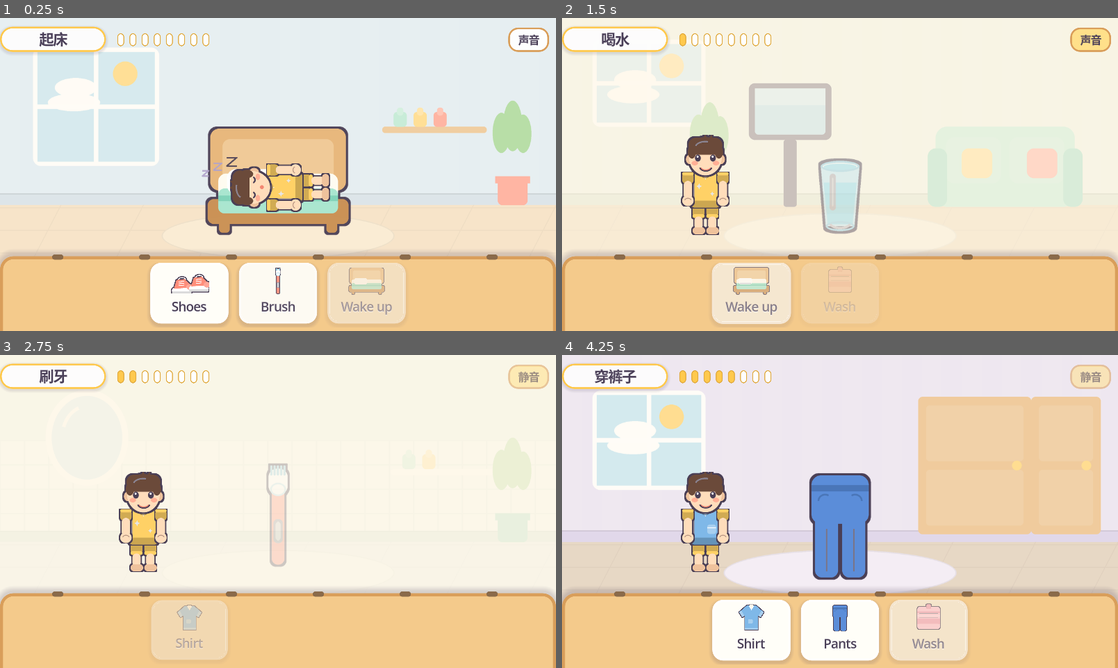
Above: before the commit, frames 1-4 (two rows, left to right).
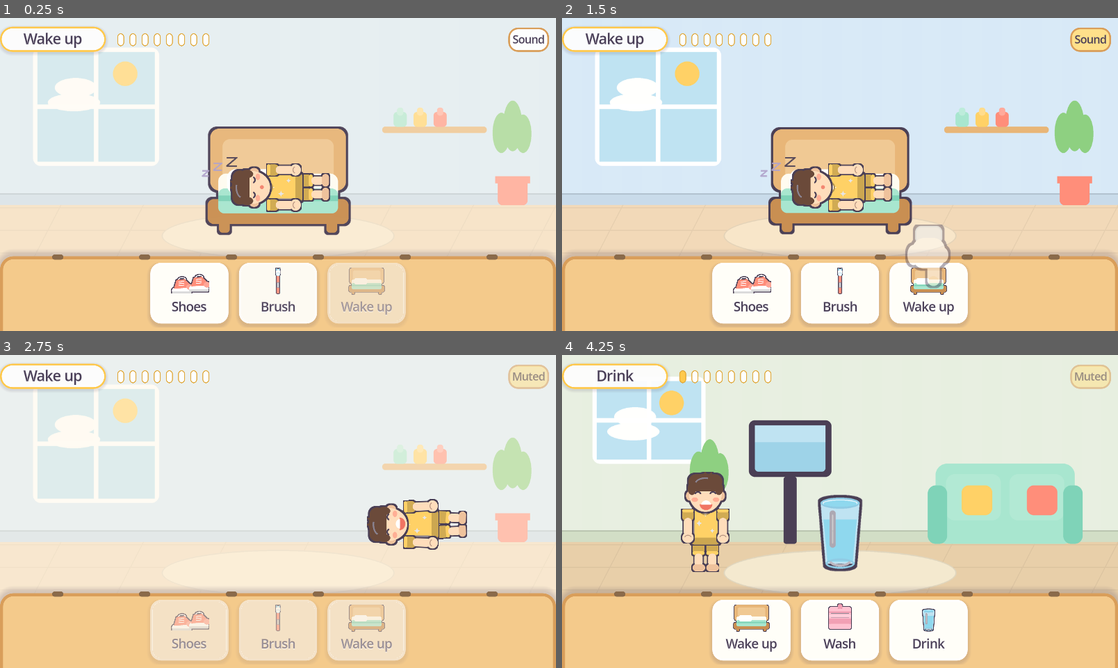
Above: after the commit, the same moments.

Repository: JacksonL1/wbYouHaveMyWord
Game: Godot game, scene res://tools/ScreenshotTool.tscn
The game is run twice, just before and just after one commit, with the same random seed, the same clock (stepped at 60 frames per second) and the same inputs. This scene is started directly instead of the project's main scene.
Inputs:
- Up to frame 1 (0.25 s): no input
- Up to frame 2 (1.5 s): click "声音" (after the commit: "Sound") at 0.5 s; click "静音" (after the commit: "Muted") at 1.25 s
- Up to frame 3 (2.75 s): click "声音" (after the commit: "Sound") at 2 s
- Up to frame 4 (4.25 s): click "静音" (after the commit: "Muted") at 2.75 s; click "声音" (after the commit: "Sound") at 3.5 s

The runs differ from the first frame. In frame 1, 0.4% of the frame differs, in the area x 4-98%, y 4-10%; in frame 2, 72%, in the area x 0-100%, y 0-99%; in frame 3, 18%; in frame 4, 45%.

Commit message:
English-only UI, checklist 3x2 grid, walk transition between rooms
- Replace all player-visible Chinese text with English: level title chips,
  Sound/Muted button, checklist title/hints/badges, end screen, skip hint,
  story.json titles (title_en dropped)
- Checklist badges now laid out in a 3x2 grid (no more squeezing 6 in one row);
  kid moved to bottom-right corner in full outfit
- New walk system in Character (walk_to + walk_finished): leg/arm swing, body
  bob, direction mirroring; Main plays a transition between levels - kid walks
  off right while old bg fades out, then walks in from the left of the new room
- Smoke test updated for transition timing: 36/36 PASS; screenshots verified

Diff:
--- a/core/BinderUI.gd
+++ b/core/BinderUI.gd
@@ -211,5 +211,5 @@
 
 func _on_mute_pressed() -> void:
 	var muted := AudioManager.toggle_mute()
-	_mute_btn.text = "静音" if muted else "声音"
+	_mute_btn.text = "Muted" if muted else "Sound"
 	_mute_btn.modulate = Color(1, 1, 1, 0.55) if muted else Color(1, 1, 1, 1)
--- a/core/Character.gd
+++ b/core/Character.gd
@@ -11,18 +11,24 @@
 ##   play_success(level_id)      选对后播放本关动作动画（刷牙/喝水/穿衣…）
 ##   play_wrong()                拖错时的轻微摇头
 ##   stop_action()               停止循环表现（Zzz / 泡泡）
+##   walk_to(target)             走路到目标点（场景切换过场），完成后 emit walk_finished
 ##
 ## 姿态约定：
 ##   躺下 = rotation -90° + BED_POS（头朝左，正好落在枕头位置）
 ##   站立 = rotation   0° + STAND_POS（床左侧，不遮挡中央道具拖拽热区）
 ##
 
+signal walk_finished
+
 const CHAR_DIR := "res://assets/character/"
 const STAND_POS := Vector2(330.0, 500.0)
 const BED_POS := Vector2(760.0, 390.0)
 const BASE_SCALE := 0.72
 const HEAD_Y := -250.0
+const BODY_POS := Vector2(0.0, -150.0)
 const LYING_ROT := -PI * 0.5
+## 走路速度（px/s），过场里小人换房间时用
+const WALK_SPEED := 860.0
 
 ## 通关后需要的停留时长（起床动画最长）
 const SUCCESS_HOLD := {
@@ -54,6 +60,10 @@
 var _breathe_tween: Tween
 var _fx_tween: Tween
 var _arm_tween: Tween
+var _walk_tween: Tween
+var _walk_legs_tween: Tween
+var _walk_arms_tween: Tween
+var _walk_bob_tween: Tween
 var _bubble_time := 0.0
 var _level_id := ""
 var _dressed := false
@@ -100,7 +110,7 @@
 	add_child(_shoe_r)
 
 	# 躯干
-	_body = _sprite("body_pajama.png", Vector2(0, -150))
+	_body = _sprite("body_pajama.png", BODY_POS)
 	add_child(_body)
 
 	# 手臂：Node2D 当肩关节（旋转轴），Sprite 挂在下方
@@ -178,6 +188,7 @@
 	_leg_l.rotation = 0.0
 	_leg_r.rotation = 0.0
 	_head.position = Vector2(0, HEAD_Y)
+	_body.position = BODY_POS
 
 
 func reset_to_stand() -> void:
@@ -223,9 +234,9 @@
 		_zzz.rotation = -LYING_ROT
 		_zzz_float()
 	elif level_id == "checklist":
-		# 清单关：小人缩小站到画面下方中央，避开六个徽章
+		# 清单关：小人缩小站到画面右下角，避开居中的徽章区
 		rotation = 0.0
-		position = Vector2(640.0, 686.0)
+		position = Vector2(1105.0, 620.0)
 		scale = Vector2.ONE * 0.62
 		_set_face("happy")
 		_zzz.visible = false
@@ -483,13 +494,80 @@
 	t.tween_property(_head, "rotation", 0.0, 0.12)
 
 
+# --------------------------------------------------------------------------
+# 走路（场景切换过场）
+# 腿臂交替摆动 + 身体颠步，沿直线走向目标；走完 emit walk_finished。
+# 被打断（如进新关卡 setup_for_level）时不会 emit，调用方需自行兜底。
+# --------------------------------------------------------------------------
+func walk_to(target: Vector2) -> void:
+	stop_action()
+	if _breathe_tween and _breathe_tween.is_valid():
+		_breathe_tween.kill()
+	if _main_tween and _main_tween.is_valid():
+		_main_tween.kill()
+	_leg_l.rotation = 0.0
+	_leg_r.rotation = 0.0
+	_arm_l.rotation = 0.0
+	_arm_r.rotation = 0.0
+	_body.position = BODY_POS
+	_zzz.visible = false
+	_set_face("happy")
+	# 贴纸风正面小人：按行走方向做水平镜像
+	var dir := signf(target.x - position.x)
+	if dir != 0.0:
+		scale.x = absf(scale.x) * dir
+
+	_walk_legs_tween = create_tween().set_loops()
+	_walk_legs_tween.tween_property(_leg_l, "rotation", 0.42, 0.15)
+	_walk_legs_tween.parallel().tween_property(_leg_r, "rotation", -0.42, 0.15)
+	_walk_legs_tween.tween_property(_leg_l, "rotation", -0.42, 0.15)
+	_walk_legs_tween.parallel().tween_property(_leg_r, "rotation", 0.42, 0.15)
+
+	_walk_arms_tween = create_tween().set_loops()
+	_walk_arms_tween.tween_property(_arm_l, "rotation", -0.3, 0.15)
+	_walk_arms_tween.parallel().tween_property(_arm_r, "rotation", 0.3, 0.15)
+	_walk_arms_tween.tween_property(_arm_l, "rotation", 0.3, 0.15)
+	_walk_arms_tween.parallel().tween_property(_arm_r, "rotation", -0.3, 0.15)
+
+	_walk_bob_tween = create_tween().set_loops()
+	_walk_bob_tween.tween_property(_body, "position:y", BODY_POS.y - 7.0, 0.15)
+	_walk_bob_tween.tween_property(_body, "position:y", BODY_POS.y, 0.15)
+
+	var dist := absf(target.x - position.x)
+	var dur := clampf(dist / WALK_SPEED, 0.35, 2.4)
+	_walk_tween = create_tween()
+	_walk_tween.tween_property(self, "position", target, dur)
+	_walk_tween.tween_callback(_stop_walking)
+
+
+func _stop_walking() -> void:
+	for tw in [_walk_tween, _walk_legs_tween, _walk_arms_tween, _walk_bob_tween]:
+		if tw and tw.is_valid():
+			tw.kill()
+	_walk_tween = null
+	_walk_legs_tween = null
+	_walk_arms_tween = null
+	_walk_bob_tween = null
+	_leg_l.rotation = 0.0
+	_leg_r.rotation = 0.0
+	_arm_l.rotation = 0.0
+	_arm_r.rotation = 0.0
+	_body.position = BODY_POS
+	scale.x = absf(scale.x)
+	_start_breathe()
+	walk_finished.emit()
+
+
 func _kill_all() -> void:
-	for tw in [_main_tween, _action_tween, _breathe_tween, _fx_tween, _arm_tween]:
+	for tw in [_main_tween, _action_tween, _breathe_tween, _fx_tween, _arm_tween,
+			_walk_tween, _walk_legs_tween, _walk_arms_tween, _walk_bob_tween]:
 		if tw and tw.is_valid():
 			tw.kill()
 	_zzz.visible = false
 	_bubbles.visible = false
 	for b in _bubble_sprites:
 		(b as Sprite2D).modulate.a = 0.0
+	_body.position = BODY_POS
 	_body.rotation = 0.0
 	_head.rotation = 0.0
+	scale.x = absf(scale.x)  # 走路镜像复位
--- a/core/ChecklistUI.gd
+++ b/core/ChecklistUI.gd
@@ -2,7 +2,8 @@
 ##
 ## Act 6 · 门前自检清单
 ## =====================
-## 五个徽章按顺序点亮（当前该点的会发光脉冲），点错不惩罚、不推进。
+## 六个徽章排成 3x2 两行网格（放得下就放，放不下自动两行，不硬挤一行），
+## 按顺序点亮（当前该点的会发光脉冲），点错不惩罚、不推进。
 ## 每点亮一个由 Main 播放对应的 vo_act6_badge_N，全部点亮后 emit finished。
 ##
 ## 外部接口：
@@ -15,15 +16,15 @@
 signal finished
 
 const BADGES := [
-	{"en": "Water", "cn": "喝水", "img": "res://assets/props/prop_cup.png"},
-	{"en": "Teeth", "cn": "刷牙", "img": "res://assets/props/prop_toothbrush.png"},
-	{"en": "Face", "cn": "洗脸", "img": "res://assets/props/prop_towel.png"},
-	{"en": "Shirt", "cn": "穿衣", "img": "res://assets/props/prop_shirt.png"},
-	{"en": "Pants", "cn": "穿裤", "img": "res://assets/props/prop_pants.png"},
-	{"en": "Shoes", "cn": "穿鞋", "img": "res://assets/props/prop_shoes.png"},
+	{"en": "Water", "img": "res://assets/props/prop_cup.png"},
+	{"en": "Teeth", "img": "res://assets/props/prop_toothbrush.png"},
+	{"en": "Face", "img": "res://assets/props/prop_towel.png"},
+	{"en": "Shirt", "img": "res://assets/props/prop_shirt.png"},
+	{"en": "Pants", "img": "res://assets/props/prop_pants.png"},
+	{"en": "Shoes", "img": "res://assets/props/prop_shoes.png"},
 ]
 
-const CARD_SIZE := Vector2(176, 196)
+const CARD_SIZE := Vector2(190, 214)
 const COLOR_OFF := Color(0.96, 0.94, 0.90, 1.0)
 const COLOR_ON := Color(1.0, 0.86, 0.42, 1.0)
 const BORDER_OFF := Color(0.80, 0.72, 0.62, 1.0)
@@ -31,7 +32,7 @@
 const INK := Color(0.29, 0.24, 0.34, 1.0)
 
 @onready var _root: Control = $Root
-@onready var _row: HBoxContainer = $Root/Row
+@onready var _row: GridContainer = $Root/Row
 @onready var _hint: Label = $Root/Hint
 
 var _buttons: Array[Button] = []
@@ -57,7 +58,7 @@
 		_apply_style(btn, false)
 
 		var icon := TextureRect.new()
-		icon.position = Vector2(38, 22)
+		icon.position = Vector2(45, 22)
 		icon.size = Vector2(100, 100)
 		icon.expand_mode = TextureRect.EXPAND_IGNORE_SIZE
 		icon.stretch_mode = TextureRect.STRETCH_KEEP_ASPECT_CENTERED
@@ -68,27 +69,17 @@
 
 		var en := Label.new()
 		en.text = str(data["en"])
-		en.position = Vector2(0, 124)
-		en.size = Vector2(CARD_SIZE.x, 34)
+		en.position = Vector2(0, 132)
+		en.size = Vector2(CARD_SIZE.x, 36)
 		en.horizontal_alignment = HORIZONTAL_ALIGNMENT_CENTER
-		en.add_theme_font_size_override("font_size", 27)
+		en.add_theme_font_size_override("font_size", 28)
 		en.add_theme_color_override("font_color", INK)
 		en.mouse_filter = Control.MOUSE_FILTER_IGNORE
 		btn.add_child(en)
 
-		var cn := Label.new()
-		cn.text = str(data["cn"])
-		cn.position = Vector2(0, 156)
-		cn.size = Vector2(CARD_SIZE.x, 26)
-		cn.horizontal_alignment = HORIZONTAL_ALIGNMENT_CENTER
-		cn.add_theme_font_size_override("font_size", 19)
-		cn.add_theme_color_override("font_color", Color(0.45, 0.40, 0.48, 1.0))
-		cn.mouse_filter = Control.MOUSE_FILTER_IGNORE
-		btn.add_child(cn)
-
 		var check := Label.new()
 		check.text = "✓"
-		check.position = Vector2(126, 2)
+		check.position = Vector2(138, 4)
 		check.size = Vector2(44, 44)
 		check.horizontal_alignment = HORIZONTAL_ALIGNMENT_CENTER
 		check.add_theme_font_size_override("font_size", 34)
@@ -126,7 +117,7 @@
 	_kill_tweens()
 	_current = 0
 	_root.visible = true
-	_hint.text = "按顺序点亮小徽章，就可以出门啦！"
+	_hint.text = "Tap the badges in order, then we can go out!"
 	for i in _buttons.size():
 		_apply_style(_buttons[i], false)
 		_checks[i].visible = false
@@ -161,7 +152,7 @@
 		.set_trans(Tween.TRANS_BACK)
 	_punch_tween.tween_property(b, "scale", Vector2.ONE, 0.26) \
 		.set_trans(Tween.TRANS_BACK)
-	_hint.text = "点这个发光的徽章！"
+	_hint.text = "Tap the glowing badge!"
 
 
 func _on_badge_pressed(index: int) -> void:
@@ -174,7 +165,7 @@
 	badge_tapped.emit(index)
 	if _current >= _buttons.size():
 		_kill_tweens()
-		_hint.text = "全部完成！High-five! ✋"
+		_hint.text = "All done! High-five! ✋"
 		finished.emit()
 	else:
 		_start_pulse()
--- a/core/EndScreen.gd
+++ b/core/EndScreen.gd
@@ -18,7 +18,7 @@
 func show_result(total: int) -> void:
 	visible = true
 	_title.text = "Great job!"
-	_sub.text = "早上好！%d / %d 全部完成" % [total, total]
+	_sub.text = "Good morning! %d / %d all done!" % [total, total]
 
 	_dim.modulate.a = 0.0
 	_panel.modulate.a = 0.0
--- a/core/Main.gd
+++ b/core/Main.gd
@@ -42,6 +42,7 @@
 var _prop: Node2D = null
 var _drop_zone: BaseProp = null
 var _cutscene_next := ""   # "level_in" 过场后进关 / "level_out" 过场后切下一关
+var _first_entry := true   # 第一关直接摆放，之后每关之间播放走路过场
 
 
 func _ready() -> void:
@@ -114,8 +115,54 @@
 		_finish()
 		return
 
+	_state = State.LOCKED
+	_idle_timer.stop()
+	_binder.set_interactive(false)
+	_binder.hide_ghost()
 	_clear_stage()
 	AudioManager.stop_loop_sfx()
+
+	# ── 场景切换过场（第一关除外）：小人向右走出画面，旧背景淡出 ──
+	if not _first_entry:
+		_character.walk_to(Vector2(1420.0, _character.position.y))
+		var out_tween := create_tween()
+		out_tween.tween_property(_bg, "modulate:a", 0.0, 0.75)
+		await _character.walk_finished
+		if not is_inside_tree():
+			return
+	_first_entry = false
+
+	# ── 摆放新关卡：换背景（自动淡入）、姿态服装、道具、卡片 ──
+	_apply_level(level)
+
+	# ── 小人从画面左侧走进新场景（起床关躺在床上的除外）──
+	if str(level.get("id", "")) != "wake":
+		var target := _character.position
+		_character.position = Vector2(-150.0, target.y)
+		_character.walk_to(target)
+		await _character.walk_finished
+		if not is_inside_tree():
+			return
+
+	# ── 正式开始本关 ──
+	_state = State.PLAYING
+	_restart_idle_timer()
+	_binder.hide_ghost()
+
+	# 关卡间可插入过场视频（story.json 的 video_before / video_after 字段）
+	var video_before := str(level.get("video_before", ""))
+	if not video_before.is_empty() and ResourceLoader.exists(video_before):
+		_state = State.CUTSCENE
+		_binder.set_interactive(false)
+		_cutscene_next = "level_in"
+		_cutscene.play_video(video_before)
+		return
+
+	_play_vo_delayed(_vo(level, "intro"), 0.55)
+
+
+## 摆放一关的全部静态内容（背景 / 小人 / 道具 / 卡片），不含流程启动
+func _apply_level(level: Dictionary) -> void:
 	_apply_background(str(level.get("bg_img", "")))
 	_character.setup_for_level(str(level.get("id", "")))
 
@@ -134,21 +181,6 @@
 		if not loop_sfx.is_empty():
 			AudioManager.start_loop_sfx(loop_sfx)
 
-	_state = State.PLAYING
-	_restart_idle_timer()
-	_binder.hide_ghost()
-
-	# 关卡间可插入过场视频（story.json 的 video_before / video_after 字段）
-	var video_before := str(level.get("video_before", ""))
-	if not video_before.is_empty() and ResourceLoader.exists(video_before):
-		_state = State.CUTSCENE
-		_binder.set_interactive(false)
-		_cutscene_next = "level_in"
-		_cutscene.play_video(video_before)
-		return
-
-	_play_vo_delayed(_vo(level, "intro"), 0.55)
-
 
 func _clear_stage() -> void:
 	if _prop and is_instance_valid(_prop):
--- a/data/story.json
+++ b/data/story.json
@@ -1,8 +1,7 @@
 [
   {
     "id": "wake",
-    "title": "起床",
-    "title_en": "Wake up",
+    "title": "Wake up",
     "req_card": "card_wake",
     "bg_img": "res://assets/bgs/bg_bedroom.png",
     "prop_img": "res://assets/props/prop_bed.png",
@@ -16,15 +15,29 @@
     "video_before": "",
     "video_after": "",
     "cards": [
-      { "id": "card_wake", "text": "Wake up", "img": "res://assets/props/prop_bed.png", "vo": "wake_up" },
-      { "id": "card_brush", "text": "Brush", "img": "res://assets/props/prop_toothbrush.png", "vo": "brush" },
-      { "id": "card_shoes", "text": "Shoes", "img": "res://assets/props/prop_shoes.png", "vo": "shoes" }
+      {
+        "id": "card_wake",
+        "text": "Wake up",
+        "img": "res://assets/props/prop_bed.png",
+        "vo": "wake_up"
+      },
+      {
+        "id": "card_brush",
+        "text": "Brush",
+        "img": "res://assets/props/prop_toothbrush.png",
+        "vo": "brush"
+      },
+      {
+        "id": "card_shoes",
+        "text": "Shoes",
+        "img": "res://assets/props/prop_shoes.png",
+        "vo": "shoes"
+      }
     ]
   },
   {
     "id": "drink",
-    "title": "喝水",
-    "title_en": "Drink",
+    "title": "Drink",
     "req_card": "card_drink",
     "bg_img": "res://assets/bgs/bg_living.png",
     "prop_img": "res://assets/props/prop_cup.png",
@@ -38,15 +51,29 @@
     "video_before": "",
     "video_after": "",
     "cards": [
-      { "id": "card_drink", "text": "Drink", "img": "res://assets/props/prop_cup.png", "vo": "drink" },
-      { "id": "card_wash", "text": "Wash", "img": "res://assets/props/prop_towel.png", "vo": "wash" },
-      { "id": "card_wake", "text": "Wake up", "img": "res://assets/props/prop_bed.png", "vo": "wake_up" }
+      {
+        "id": "card_drink",
+        "text": "Drink",
+        "img": "res://assets/props/prop_cup.png",
+        "vo": "drink"
+      },
+      {
+        "id": "card_wash",
+        "text": "Wash",
+        "img": "res://assets/props/prop_towel.png",
+        "vo": "wash"
+      },
+      {
+        "id": "card_wake",
+        "text": "Wake up",
+        "img": "res://assets/props/prop_bed.png",
+        "vo": "wake_up"
+      }
     ]
   },
   {
     "id": "brush",
-    "title": "刷牙",
-    "title_en": "Brush",
+    "title": "Brush teeth",
     "req_card": "card_brush",
     "bg_img": "res://assets/bgs/bg_bathroom.png",
     "prop_img": "res://assets/props/prop_toothbrush.png",
@@ -60,15 +87,29 @@
     "video_before": "",
     "video_after": "",
     "cards": [
-      { "id": "card_brush", "text": "Brush", "img": "res://assets/props/prop_toothbrush.png", "vo": "brush" },
-      { "id": "card_drink", "text": "Drink", "img": "res://assets/props/prop_cup.png", "vo": "drink" },
-      { "id": "card_shirt", "text": "Shirt", "img": "res://assets/props/prop_shirt.png", "vo": "shirt" }
+      {
+        "id": "card_brush",
+        "text": "Brush",
+        "img": "res://assets/props/prop_toothbrush.png",
+        "vo": "brush"
+      },
+      {
+        "id": "card_drink",
+        "text": "Drink",
+        "img": "res://assets/props/prop_cup.png",
+        "vo": "drink"
+      },
+      {
+        "id": "card_shirt",
+        "text": "Shirt",
+        "img": "res://assets/props/prop_shirt.png",
+        "vo": "shirt"
+      }
     ]
   },
   {
     "id": "wash",
-    "title": "洗脸",
-    "title_en": "Wash",
+    "title": "Wash face",
     "req_card": "card_wash",
     "bg_img": "res://assets/bgs/bg_bathroom.png",
     "prop_img": "res://assets/props/prop_towel.png",
@@ -83,15 +124,29 @@
     "video_before": "",
     "video_after": "",
     "cards": [
-      { "id": "card_wash", "text": "Wash", "img": "res://assets/props/prop_towel.png", "vo": "wash" },
-      { "id": "card_shoes", "text": "Shoes", "img": "res://assets/props/prop_shoes.png", "vo": "shoes" },
-      { "id": "card_brush", "text": "Brush", "img": "res://assets/props/prop_toothbrush.png", "vo": "brush" }
+      {
+        "id": "card_wash",
+        "text": "Wash",
+        "img": "res://assets/props/prop_towel.png",
+        "vo": "wash"
+      },
+      {
+        "id": "card_shoes",
+        "text": "Shoes",
+        "img": "res://assets/props/prop_shoes.png",
+        "vo": "shoes"
+      },
+      {
+        "id": "card_brush",
+        "text": "Brush",
+        "img": "res://assets/props/prop_toothbrush.png",
+        "vo": "brush"
+      }
     ]
   },
   {
     "id": "shirt",
-    "title": "穿上衣",
-    "title_en": "Shirt",
+    "title": "Put on shirt",
     "req_card": "card_shirt",
     "bg_img": "res://assets/bgs/bg_wardrobe.png",
     "prop_img": "res://assets/props/prop_shirt.png",
@@ -106,15 +161,29 @@
     "video_before": "",
     "video_after": "",
     "cards": [
-      { "id": "card_shirt", "text": "Shirt", "img": "res://assets/props/prop_shirt.png", "vo": "shirt" },
-      { "id": "card_drink", "text": "Drink", "img": "res://assets/props/prop_cup.png", "vo": "drink" },
-      { "id": "card_wake", "text": "Wake up", "img": "res://assets/props/prop_bed.png", "vo": "wake_up" }
+      {
+        "id": "card_shirt",
+        "text": "Shirt",
+        "img": "res://assets/props/prop_shirt.png",
+        "vo": "shirt"
+      },
+      {
+        "id": "card_drink",
+        "text": "Drink",
+        "img": "res://assets/props/prop_cup.png",
+        "vo": "drink"
+      },
+      {
+        "id": "card_wake",
+        "text": "Wake up",
+        "img": "res://assets/props/prop_bed.png",
+        "vo": "wake_up"
+      }
     ]
   },
   {
     "id": "pants",
-    "title": "穿裤子",
-    "title_en": "Pants",
+    "title": "Put on pants",
     "req_card": "card_pants",
     "bg_img": "res://assets/bgs/bg_wardrobe.png",
     "prop_img": "res://assets/props/prop_pants.png",
@@ -129,15 +198,29 @@
     "video_before": "",
     "video_after": "",
     "cards": [
-      { "id": "card_pants", "text": "Pants", "img": "res://assets/props/prop_pants.png", "vo": "pants" },
-      { "id": "card_wash", "text": "Wash", "img": "res://assets/props/prop_towel.png", "vo": "wash" },
-      { "id": "card_shirt", "text": "Shirt", "img": "res://assets/props/prop_shirt.png", "vo": "shirt" }
+      {
+        "id": "card_pants",
+        "text": "Pants",
+        "img": "res://assets/props/prop_pants.png",
+        "vo": "pants"
+      },
+      {
+        "id": "card_wash",
+        "text": "Wash",
+        "img": "res://assets/props/prop_towel.png",
+        "vo": "wash"
+      },
+      {
+        "id": "card_shirt",
+        "text": "Shirt",
+        "img": "res://assets/props/prop_shirt.png",
+        "vo": "shirt"
+      }
     ]
   },
   {
     "id": "shoes",
-    "title": "穿鞋",
-    "title_en": "Shoes",
+    "title": "Put on shoes",
     "req_card": "card_shoes",
     "bg_img": "res://assets/bgs/bg_entry.png",
     "prop_img": "res://assets/props/prop_shoes.png",
@@ -151,16 +234,30 @@
     "video_before": "",
     "video_after": "",
     "cards": [
-      { "id": "card_shoes", "text": "Shoes", "img": "res://assets/props/prop_shoes.png", "vo": "shoes" },
-      { "id": "card_wash", "text": "Wash", "img": "res://assets/props/prop_towel.png", "vo": "wash" },
-      { "id": "card_pants", "text": "Pants", "img": "res://assets/props/prop_pants.png", "vo": "pants" }
+      {
+        "id": "card_shoes",
+        "text": "Shoes",
+        "img": "res://assets/props/prop_shoes.png",
+        "vo": "shoes"
+      },
+      {
+        "id": "card_wash",
+        "text": "Wash",
+        "img": "res://assets/props/prop_towel.png",
+        "vo": "wash"
+      },
+      {
+        "id": "card_pants",
+        "text": "Pants",
+        "img": "res://assets/props/prop_pants.png",
+        "vo": "pants"
+      }
     ]
   },
   {
     "id": "checklist",
     "kind": "checklist",
-    "title": "门前检查",
-    "title_en": "Check the list",
+    "title": "Check the list",
     "bg_img": "res://assets/bgs/bg_entry.png",
     "vo": {
       "intro": "vo_act6_checklist",
--- a/scenes/BinderUI.tscn
+++ b/scenes/BinderUI.tscn
@@ -138,7 +138,7 @@
 grow_vertical = 2
 theme_override_colors/font_color = Color(0.286, 0.243, 0.341, 1)
 theme_override_font_sizes/font_size = 32
-text = "起床"
+text = "Wake up"
 horizontal_alignment = 1
 vertical_alignment = 1
 
@@ -167,7 +167,7 @@
 theme_override_styles/hover = SubResource("StyleBoxFlat_btn_hover")
 theme_override_styles/pressed = SubResource("StyleBoxFlat_btn_pressed")
 theme_override_styles/focus = SubResource("StyleBoxEmpty_focus")
-text = "声音"
+text = "Sound"
 
 [node name="GhostHand" type="TextureRect" parent="Root"]
 visible = false
--- a/scenes/ChecklistUI.tscn
+++ b/scenes/ChecklistUI.tscn
@@ -15,31 +15,32 @@
 mouse_filter = 2
 
 [node name="Title" type="Label" parent="Root"]
-offset_left = 240.0
-offset_top = 116.0
-offset_right = 1040.0
-offset_bottom = 176.0
+offset_left = 140.0
+offset_top = 64.0
+offset_right = 1140.0
+offset_bottom = 130.0
 theme_override_colors/font_color = Color(0.286, 0.243, 0.341, 1)
 theme_override_font_sizes/font_size = 42
-text = "出门前，检查一下！"
+text = "Before we go out, check the list!"
 horizontal_alignment = 1
 vertical_alignment = 1
 
-[node name="Row" type="HBoxContainer" parent="Root"]
-offset_left = 150.0
-offset_top = 214.0
-offset_right = 1130.0
-offset_bottom = 424.0
-theme_override_constants/separation = 18
-alignment = 1
+[node name="Row" type="GridContainer" parent="Root"]
+offset_left = 331.0
+offset_top = 165.0
+offset_right = 949.0
+offset_bottom = 617.0
+theme_override_constants/h_separation = 24
+theme_override_constants/v_separation = 24
+columns = 3
 
 [node name="Hint" type="Label" parent="Root"]
-offset_left = 240.0
-offset_top = 448.0
+offset_left = 140.0
+offset_top = 640.0
 offset_right = 1040.0
-offset_bottom = 496.0
+offset_bottom = 692.0
 theme_override_colors/font_color = Color(0.42, 0.37, 0.46, 1)
 theme_override_font_sizes/font_size = 26
-text = "按顺序点亮小徽章，就可以出门啦！"
+text = "Tap the badges in order, then we can go out!"
 horizontal_alignment = 1
 vertical_alignment = 1
--- a/scenes/EndScreen.tscn
+++ b/scenes/EndScreen.tscn
@@ -124,7 +124,7 @@
 offset_bottom = 300.0
 theme_override_colors/font_color = Color(0.286, 0.243, 0.341, 0.8)
 theme_override_font_sizes/font_size = 28
-text = "早上好！全部完成"
+text = "Good job! All done!"
 horizontal_alignment = 1
 vertical_alignment = 1
 
@@ -148,4 +148,4 @@
 theme_override_styles/hover = SubResource("StyleBoxFlat_btn_hover")
 theme_override_styles/pressed = SubResource("StyleBoxFlat_btn_pressed")
 theme_override_styles/focus = SubResource("StyleBoxEmpty_focus")
-text = "再玩一次 Play again"
+text = "Play Again"
--- a/scenes/Main.tscn
+++ b/scenes/Main.tscn
@@ -58,7 +58,7 @@
 grow_vertical = 0
 theme_override_colors/font_color = Color(1, 1, 1, 0.8)
 theme_override_font_sizes/font_size = 24
-text = "点击屏幕跳过 →"
+text = "Tap to skip →"
 horizontal_alignment = 2
 vertical_alignment = 1
 mouse_filter = 2
--- a/tools/ScreenshotTool.gd
+++ b/tools/ScreenshotTool.gd
@@ -1,14 +1,6 @@
 extends Node
 ## 截图自检（非游戏逻辑）：跑真实渲染管线，抓多帧存盘供人工检查。
 ## 用法：Godot_console.exe --path <project> res://tools/ScreenshotTool.tscn
-
-const SHOTS := [
-	[0, "shot_l1_bedroom_wake.png"],
-	[1, "shot_l2_living_drink.png"],
-	[2, "shot_l3_bathroom_brush.png"],
-	[5, "shot_l6_wardrobe_pants.png"],
-	[6, "shot_l7_entry_shoes.png"],
-]
 
 func _ready() -> void:
 	var main: Node = load("res://scenes/Main.tscn").instantiate()
@@ -16,23 +8,26 @@
 	await get_tree().create_timer(1.4).timeout
 	_capture("res://.preview/shot_l1_bedroom_wake.png")
 
-	for shot in SHOTS:
-		if shot[0] == 0:
-			continue
-		main._start_level(shot[0])
-		await get_tree().create_timer(1.3).timeout
-		_capture("res://.preview/" + str(shot[1]))
-
-	# 幽灵小手提示
-	main._start_level(0)
-	await get_tree().create_timer(0.8).timeout
+	# 幽灵小手提示（第 1 关，无走路过场）
 	main._on_idle_timeout()
 	await get_tree().create_timer(1.0).timeout
 	_capture("res://.preview/shot_ghost_hand.png")
 
-	# 穿裤子成功瞬间：裤子关卡匹配后小人的换装动作
+	# 各场景关：等待「走出旧房间 + 换背景 + 走进新房间」的过场结束后再截图
+	var shots := [
+		[1, "shot_l2_living_drink.png"],
+		[2, "shot_l3_bathroom_brush.png"],
+		[6, "shot_l7_entry_shoes.png"],
+		[7, "shot_l8_checklist.png"],
+	]
+	for shot in shots:
+		main._start_level(shot[0])
+		await get_tree().create_timer(3.8).timeout
+		_capture("res://.preview/" + str(shot[1]))
+
+	# 穿裤子成功瞬间：最后一拍，截完立即退出（不触发切关过场）
 	main._start_level(5)
-	await get_tree().create_timer(0.8).timeout
+	await get_tree().create_timer(3.8).timeout
 	var z: BaseProp = main.get_node("PropLayer").get_child(0).get_node("DropZone")
 	z._drop_data(Vector2.ZERO, {"card_id": "card_pants"})
 	await get_tree().create_timer(1.6).timeout
--- a/tools/SmokeTest.gd
+++ b/tools/SmokeTest.gd
@@ -72,20 +72,25 @@
 	await _wait(2)
 	_check(ghost.visible == false, "开始拖拽后隐藏小手")
 
-	# 4) 拖对卡片 → 起床动画（3s）后自动进下一关
+	# 4) 拖对卡片 → 起床动画（3s）→ 走路过场 → 自动进下一关
 	zone._drop_data(Vector2.ZERO, {"card_id": "card_wake"})
 	await _wait(10)
 	_check(main._state == main.State.LOCKED, "匹配成功进入 LOCKED")
-	await _seconds(3.4)
-	_check(main._index == 1, "起床动画结束后进入第 2 关")
+	await _seconds(6.0)
+	_check(main._index == 1, "起床动画 + 走路过场结束后进入第 2 关")
 	_check(main._state == main.State.PLAYING, "新关卡回到 PLAYING")
 	_check(character.rotation == 0.0, "小人已站起")
 
 	# 5) 连通全流程直至结算（清单关改为点徽章）
 	var guard := 0
 	var pants_seen := {"ok": false}
-	while main._state != main.State.FINISHED and guard < 40:
+	while main._state != main.State.FINISHED and guard < 60:
 		guard += 1
+		# 等待本关就绪（含场景切换的走路过场）
+		var ready_guard := 0
+		while main._state == main.State.LOCKED and ready_guard < 40:
+			ready_guard += 1
+			await _seconds(0.25)
 		var lv: Dictionary = main._current_level()
 		if str(lv.get("kind", "")) == "checklist":
 			_check(checklist._root.visible == true, "自检清单关已显示")
@@ -112,9 +117,9 @@
 	_check(end_screen.visible == true, "结算页显示")
 	_check(character._pants_on == true, "通关时小人已穿上裤子")
 
-	# 6) 重开
+	# 6) 重开（含走回卧室的过场）
 	end_screen.restart_pressed.emit()
-	await _wait(20)
+	await _seconds(3.0)
 	_check(main._index == 0, "重开后回到第 1 关")
 	_check(main._state == main.State.PLAYING, "重开后状态 PLAYING")
 	_check(absf(character.rotation + PI * 0.5) < 0.01, "重开后小人重新躺回床上")
